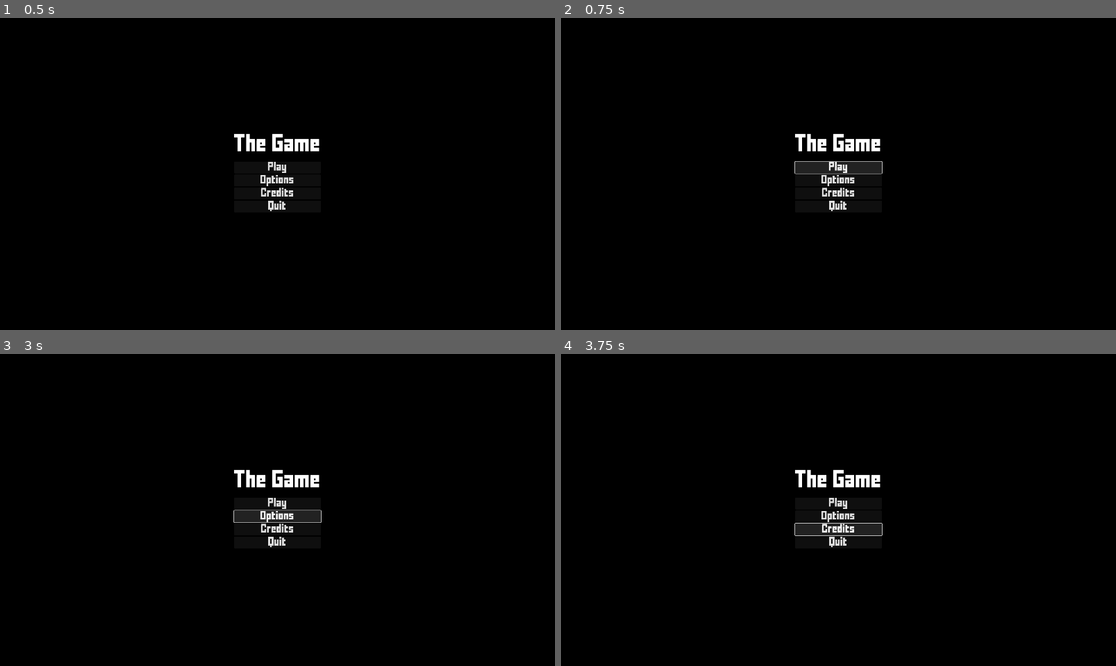
Above: before the commit, frames 1-4 (two rows, left to right).
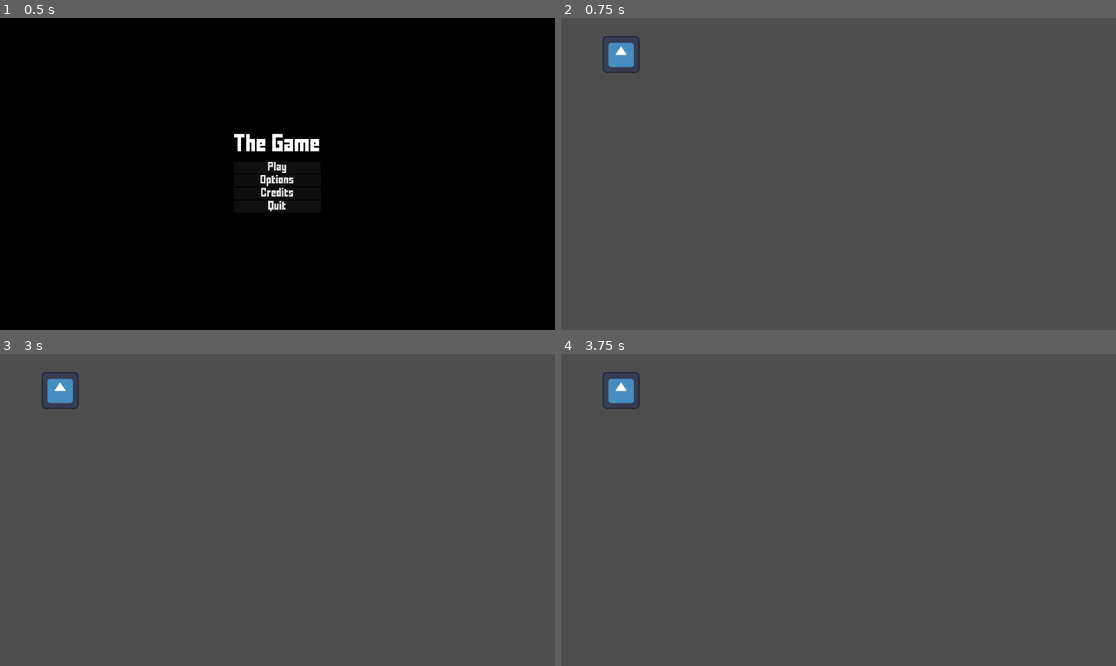
Above: after the commit, the same moments.

Repository: rrebane/ld-54-chelys
Game: Godot game, scene res://ui/main_menu.tscn
Two runs of this game, one before a commit and one after it. Both use one fixed random seed, a clock stepped at 60 frames per second and the inputs below. Before the commit the project has no main scene; this scene is started directly in both runs. The engine's default icon, where the game draws it, is replaced by a stand-in: a white triangle on a blue panel in a dark square.
Inputs (mouse positions are in pixels of both pictures, inside the frame that each line leads up to):
- Up to frame 1 (0.5 s): no input
- Up to frame 2 (0.75 s): click "Play" at 0.5 s
- Up to frame 3 (3 s): click (277, 503) at 1.25 s, where only the run before the commit has a clickable "Play"; click (277, 503) at 2 s, where only the run before the commit has a clickable "Play"; click (277, 516) at 2.75 s, where only the run before the commit has a clickable "Options"
- Up to frame 4 (3.75 s): click (838, 528) at 3.5 s, where only the run before the commit has a clickable "Credits"

Frame 1 is identical in both runs. In frame 2, 100% of the frame differs, in the area x 0-100%, y 0-100%; in frame 3, 100%; in frame 4, 100%.

Commit message:
Create Sceneswitcher and hook up to menu

Diff:
--- a/project.godot
+++ b/project.godot
@@ -11,8 +11,13 @@
 [application]
 
 config/name="Ld-54-chelys"
+run/main_scene="res://ui/main_menu.tscn"
 config/features=PackedStringArray("4.1", "GL Compatibility")
 config/icon="res://icon.svg"
+
+[autoload]
+
+SceneSwitcher="*res://singletons/SceneSwitcher.gd"
 
 [display]
 
--- /dev/null
+++ b/scenes/game.tscn
@@ -0,0 +1,9 @@
+[gd_scene load_steps=2 format=3 uid="uid://e0bjqlwemrq3"]
+
+[ext_resource type="Texture2D" uid="uid://bpbkskhqxu0mf" path="res://icon.svg" id="1_1jlf3"]
+
+[node name="Game" type="Node2D"]
+
+[node name="Icon" type="Sprite2D" parent="."]
+position = Vector2(208, 126)
+texture = ExtResource("1_1jlf3")
--- /dev/null
+++ b/singletons/SceneSwitcher.gd
@@ -0,0 +1,39 @@
+extends Node
+
+# This is from the Godot docs,
+# https://docs.godotengine.org/en/stable/tutorials/scripting/singletons_autoload.html
+
+var current_scene = null
+
+func _ready():
+	var root = get_tree().root
+	current_scene = root.get_child(root.get_child_count() - 1)
+
+func goto_scene(path):
+	# This function will usually be called from a signal callback,
+	# or some other function in the current scene.
+	# Deleting the current scene at this point is
+	# a bad idea, because it may still be executing code.
+	# This will result in a crash or unexpected behavior.
+
+	# The solution is to defer the load to a later time, when
+	# we can be sure that no code from the current scene is running:
+
+	call_deferred("_deferred_goto_scene", path)
+
+
+func _deferred_goto_scene(path):
+	# It is now safe to remove the current scene
+	current_scene.free()
+
+	# Load the new scene.
+	var s = ResourceLoader.load(path)
+
+	# Instance the new scene.
+	current_scene = s.instantiate()
+
+	# Add it to the active scene, as child of root.
+	get_tree().root.add_child(current_scene)
+
+	# Optionally, to make it compatible with the SceneTree.change_scene_to_file() API.
+	get_tree().current_scene = current_scene
--- /dev/null
+++ b/ui/Button.gd
@@ -0,0 +1,16 @@
+extends Button
+
+
+# Called when the node enters the scene tree for the first time.
+func _ready():
+	pass # Replace with function body.
+
+
+# Called every frame. 'delta' is the elapsed time since the previous frame.
+func _process(delta):
+	pass
+
+
+func _on_pressed():
+	SceneSwitcher.goto_scene("res://scenes/game.tscn")
+	pass # Replace with function body.
--- a/ui/main_menu.tscn
+++ b/ui/main_menu.tscn
@@ -1,6 +1,7 @@
-[gd_scene load_steps=4 format=3 uid="uid://lp34cu5pjyah"]
+[gd_scene load_steps=5 format=3 uid="uid://lp34cu5pjyah"]
 
 [ext_resource type="Theme" uid="uid://b1rse5hojok5d" path="res://assets/ui_themes/Default.tres" id="1_u4u3q"]
+[ext_resource type="Script" path="res://ui/Button.gd" id="2_qw1gj"]
 
 [sub_resource type="Gradient" id="Gradient_8jedg"]
 offsets = PackedFloat32Array(1)
@@ -62,6 +63,7 @@
 layout_mode = 2
 theme = ExtResource("1_u4u3q")
 text = "Play"
+script = ExtResource("2_qw1gj")
 
 [node name="Button2" type="Button" parent="MarginContainer/VBoxContainer2/VBoxContainer"]
 layout_mode = 2
@@ -77,3 +79,5 @@
 layout_mode = 2
 theme = ExtResource("1_u4u3q")
 text = "Quit"
+
+[connection signal="pressed" from="MarginContainer/VBoxContainer2/VBoxContainer/Button" to="MarginContainer/VBoxContainer2/VBoxContainer/Button" method="_on_pressed"]
